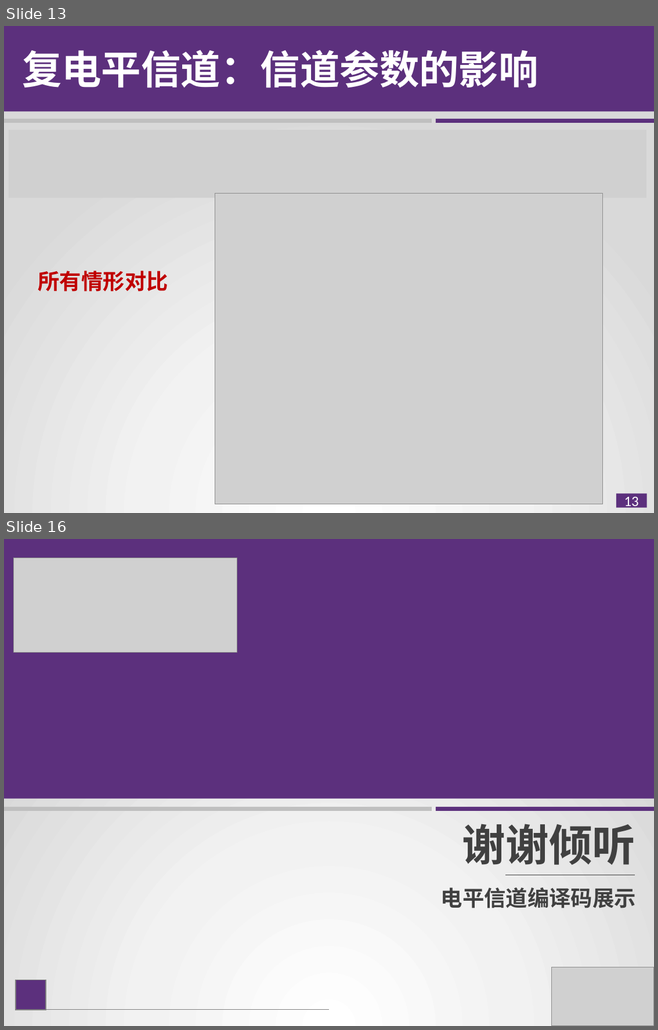
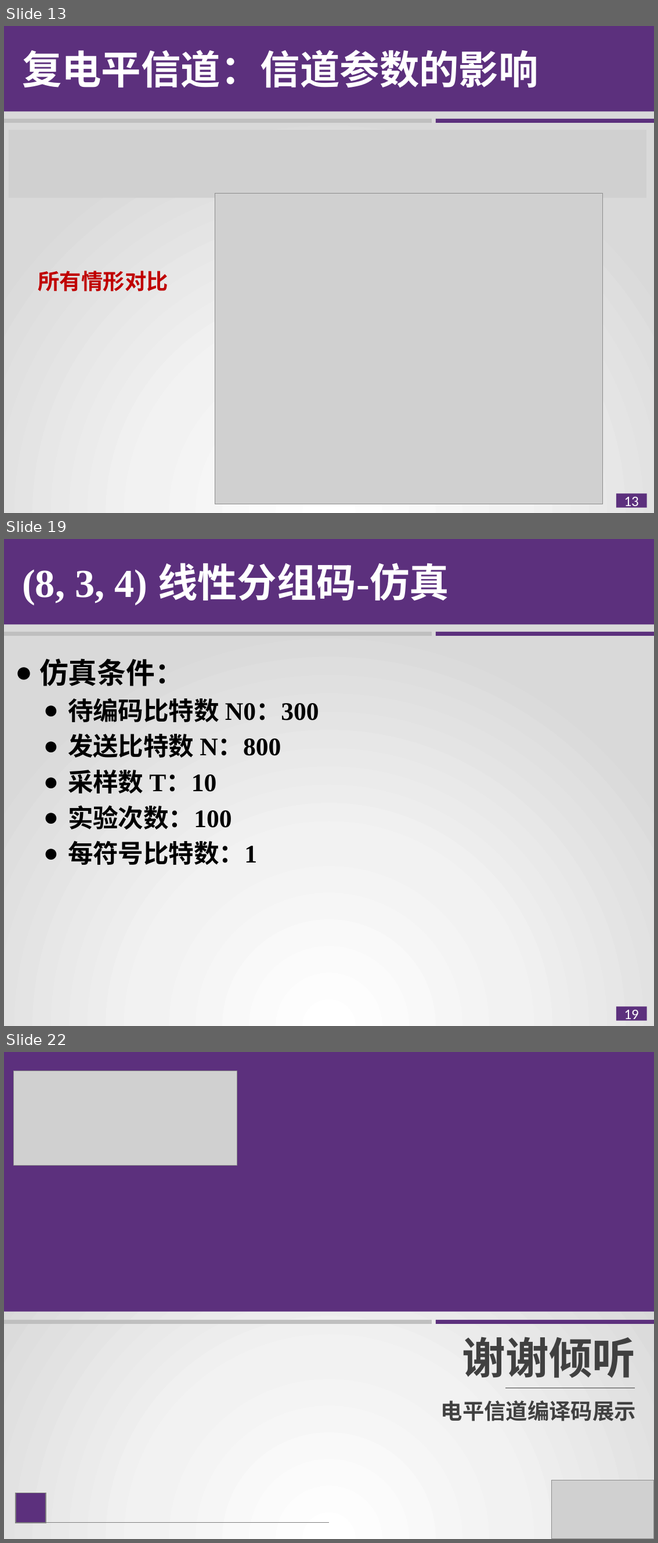
Before and after one commit to sky-lzy/Introduction-of-coding, a slide deck: pre1.pptx. Shown one above the other, each under a label of ours: slides 13 and 16 before the commit, slides 13, 19 and 22 after it; the slides between them are not shown. The pictures are 658x1030 and 658x1543 pixels, drawn with LibreOffice and Linux fonts; fonts in the diff are those of the drawing; grey boxes stand for pictures. Boxes give left, top, right and bottom in pixels: in the first picture for what was removed or moved away, otherwise in the second. Text is boxed around its words. In the diff, an @@ line names an element or a change of style, - is before the commit and + after.

```diff
--- a/pre1.pptx
+++ b/pre1.pptx
@@ slide 19 added at (4,539,654,1026), background gradient #FFFFFF to #F2F2F2 to #D9D9D9; not listed: 1 template element that a slide beside it also shows @@
@@ rectangle added at (4,539,654,625), fill #5C307D @@
@@ text added at (22,563,449,605), 44 pt, text #FFFFFF, bold @@
+(8, 3, 4) 线性分组码-仿真
@@ rectangle added at (4,632,431,636), fill #BFBFBF @@
@@ rectangle added at (436,632,654,636), fill #5C307D @@
@@ text added at (39,658,319,865), 28 pt, text #000000, bold @@
+  ● 仿真条件：
+    ● 待编码比特数 N0：300
+    ● 发送比特数 N：800
+    ● 采样数 T：10
+    ● 实验次数：100
+    ● 每符号比特数：1
@@ what was slide 16 is now slide 22 @@
```
Also in this commit, not shown: 5 other slides added.
